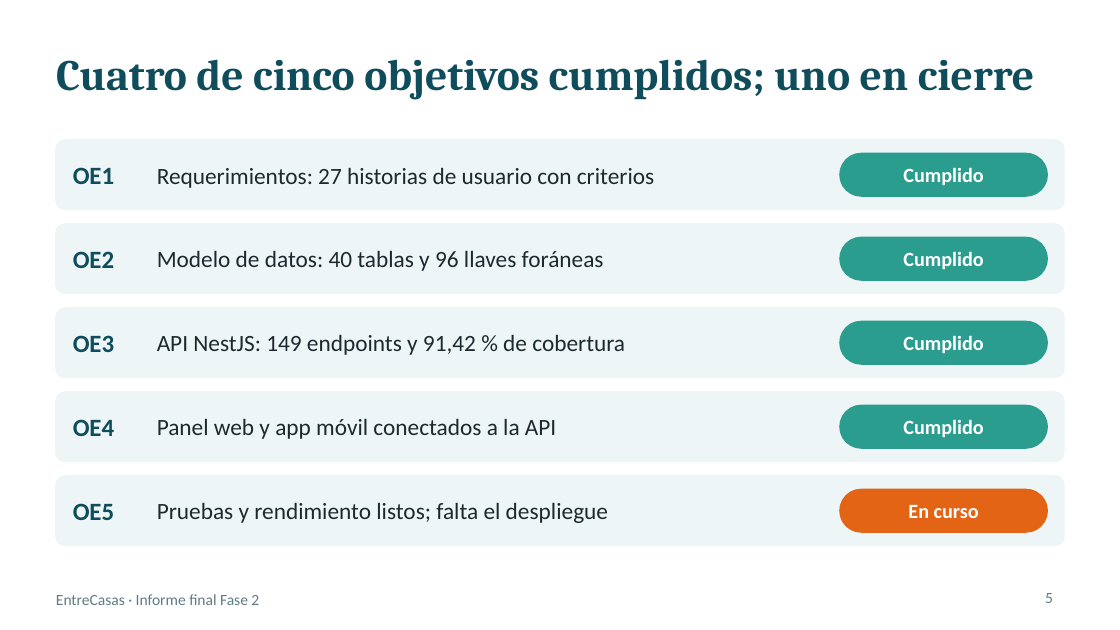
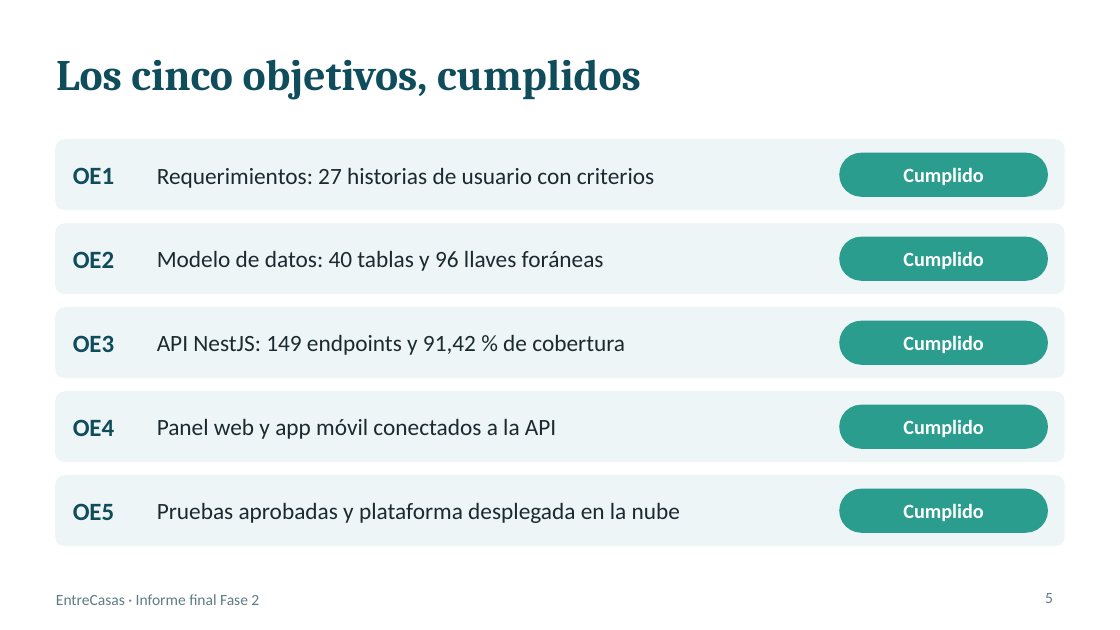
Before and after one commit to JonasMateosValenzuelaLopez/ProyectoTesis, a slide deck: slide 5 of FASE-2/Evidencias-Proyecto/Presentación/Presentación Proyecto Fase 2.pptx. Drawn at 1120x630 pixels with LibreOffice and Linux fonts; fonts in the diff are those of the drawing. Boxes give left, top, right and bottom in pixels: in the first picture for what was removed or moved away, otherwise in the second. Text is boxed around its words. In the diff, an @@ line names an element or a change of style, - is before the commit and + after.

Commit message:
Documentación alineada al despliegue en la nube; informe 2.6 y presentaciones actualizadas

```diff
--- a/FASE-2/Evidencias-Proyecto/Presentación/Presentación Proyecto Fase 2.pptx
+++ b/FASE-2/Evidencias-Proyecto/Presentación/Presentación Proyecto Fase 2.pptx
@@ title at bbox=[56, 59, 641, 100]: text changed @@
-Cuatro de cinco objetivos cumplidos; uno en cierre
+Los cinco objetivos, cumplidos
@@ text at bbox=[157, 503, 680, 523]: text changed @@
-Pruebas y rendimiento listos; falta el despliegue
+Pruebas aprobadas y plataforma desplegada en la nube
@@ rounded rectangle at bbox=[840, 489, 1047, 532]: fill #E36414 to #2A9D8F; outline #E36414 1 pt to #2A9D8F 1 pt @@
@@ text at bbox=[903, 503, 983, 521]: text changed @@
-En curso
+Cumplido
```
Also in this commit, not shown: 1 other slide changed, 1 slide added, 8 other files.
